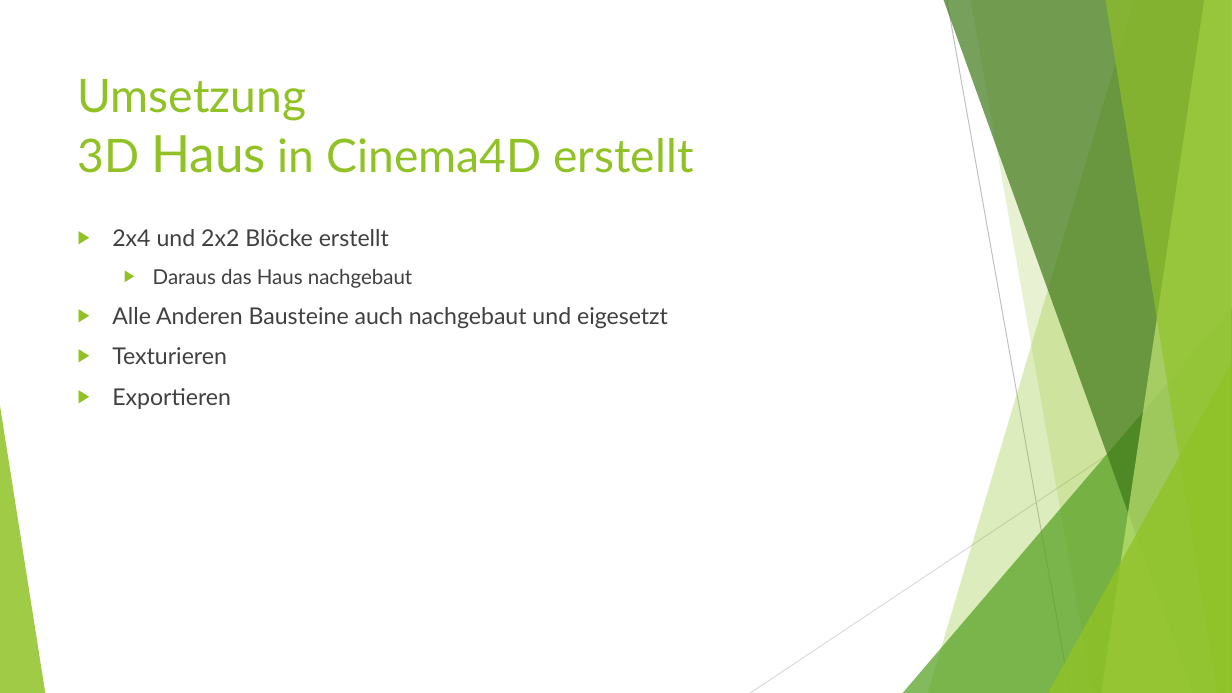
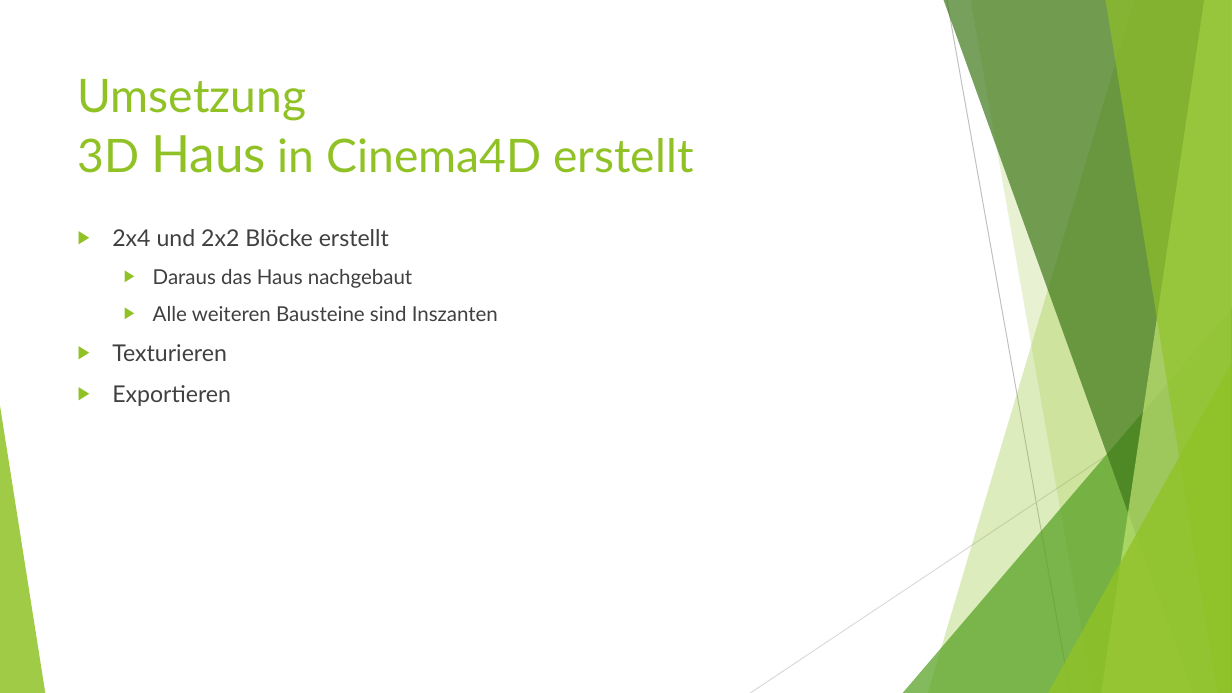
Before and after one commit to NotoriousRonin/EMM-Project, a slide deck: slide 14 of Praesi.pptx. Drawn at 1232x693 pixels with LibreOffice and Linux fonts; fonts in the diff are those of the drawing. Boxes give left, top, right and bottom in pixels: in the first picture for what was removed or moved away, otherwise in the second. Text is boxed around its words. In the diff, an @@ line names an element or a change of style, - is before the commit and + after.

```diff
--- a/Praesi.pptx
+++ b/Praesi.pptx
@@ text at [153,306,498,321]: text changed; size 18 to 16 pt @@
-▶ Alle Anderen Bausteine auch nachgebaut und eigesetzt
+  ▶ Alle weiteren Bausteine sind Inszanten
```
Also in this commit, not shown: 1 other slide changed.
